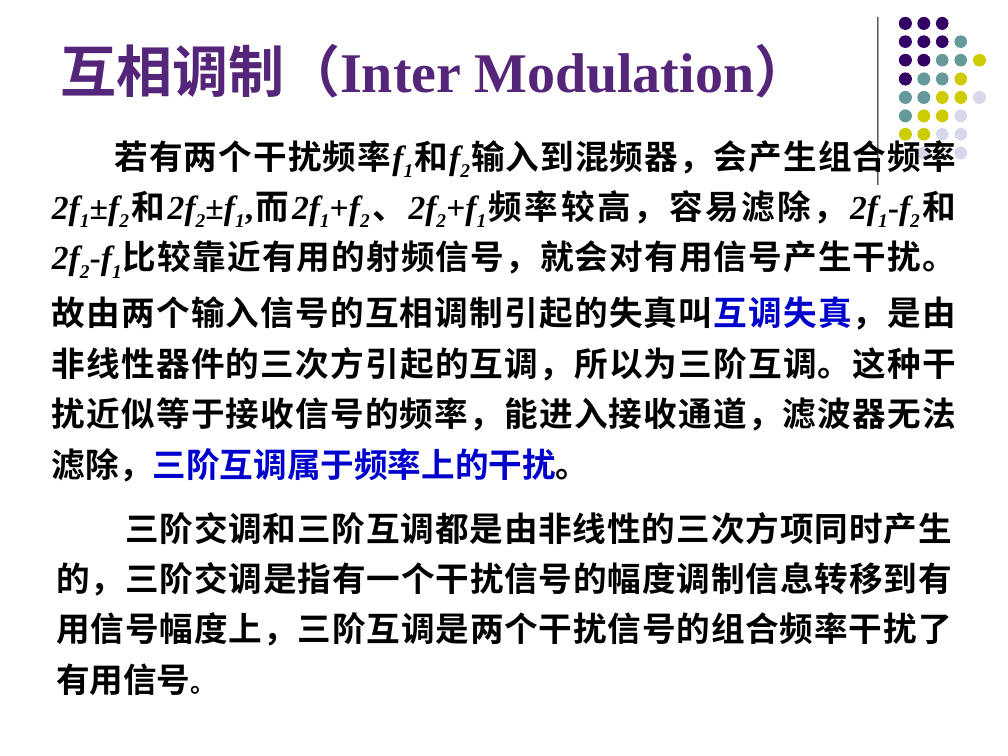
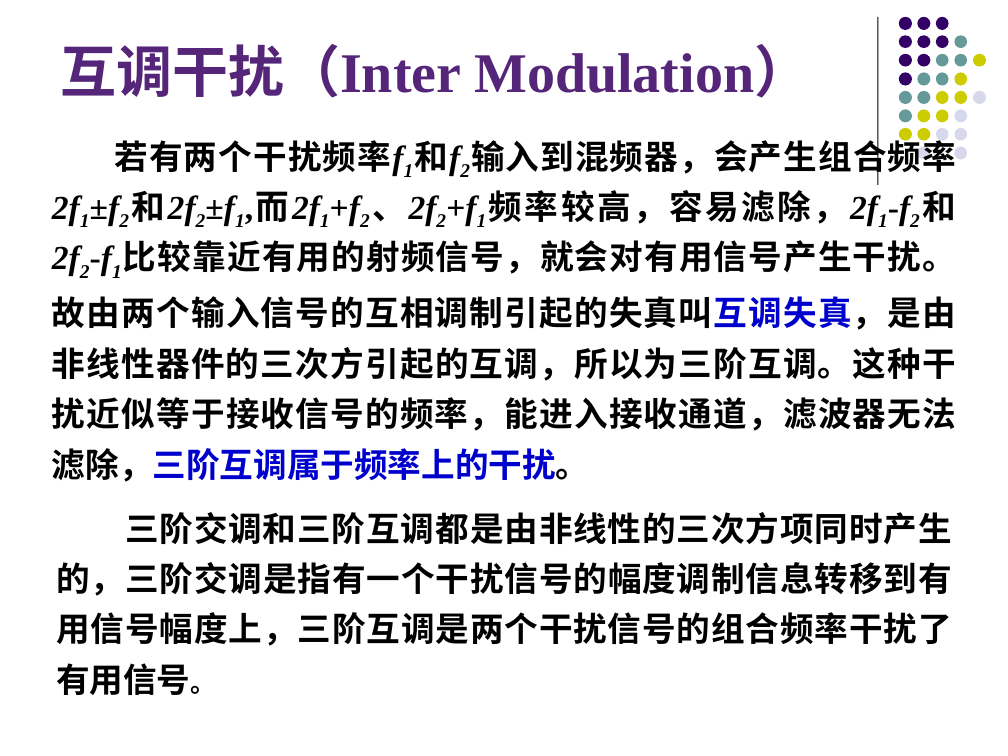
Before and after one commit to lyMeiSEU/ly_schoolhelper, a slide deck: slide 61 of 通信电子/复习.pptx (slide 45 before the commit). Drawn at 1008x756 pixels with LibreOffice and Linux fonts; fonts in the diff are those of the drawing; background and template pictures are left out. Boxes give left, top, right and bottom in pixels: in the first picture for what was removed or moved away, otherwise in the second. Text is boxed around its words. In the diff, an @@ line names an element or a change of style, - is before the commit and + after.

```diff
--- a/通信电子/复习.pptx
+++ b/通信电子/复习.pptx
@@ title at <box>60,44,810,98</box>: text changed @@
-互相调制（Inter Modulation）
+互调干扰（Inter Modulation）
```
Also in this commit, not shown: 7 other slides changed, 18 slides added, 1 slide removed, 2 other files.
